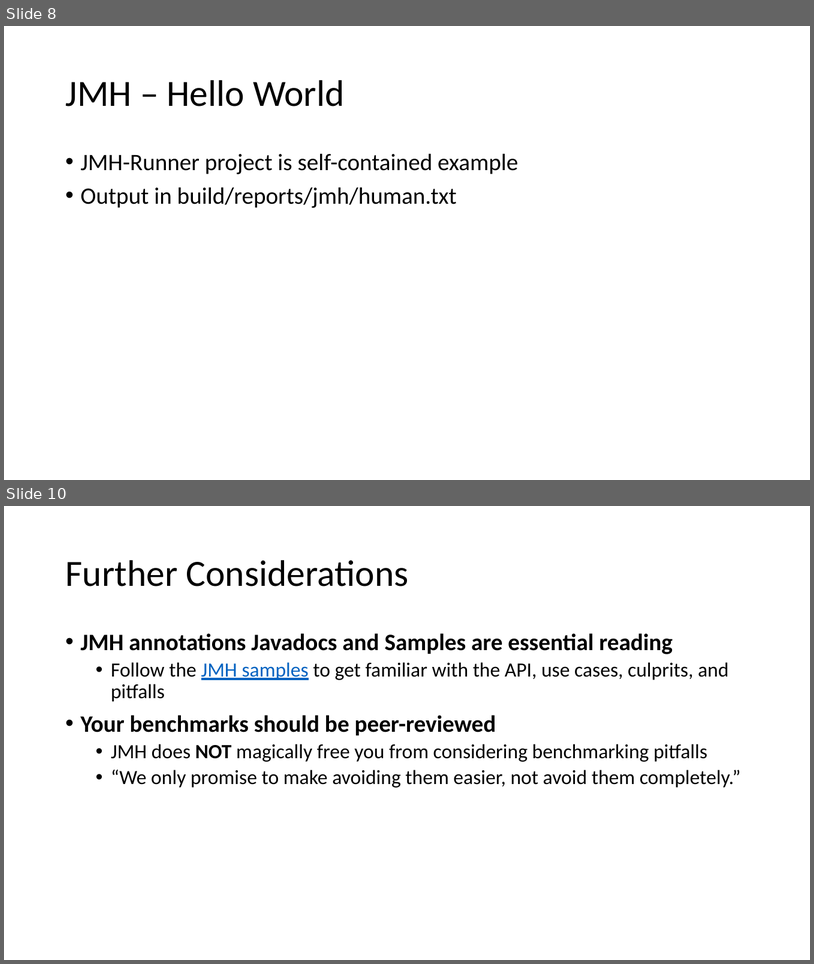
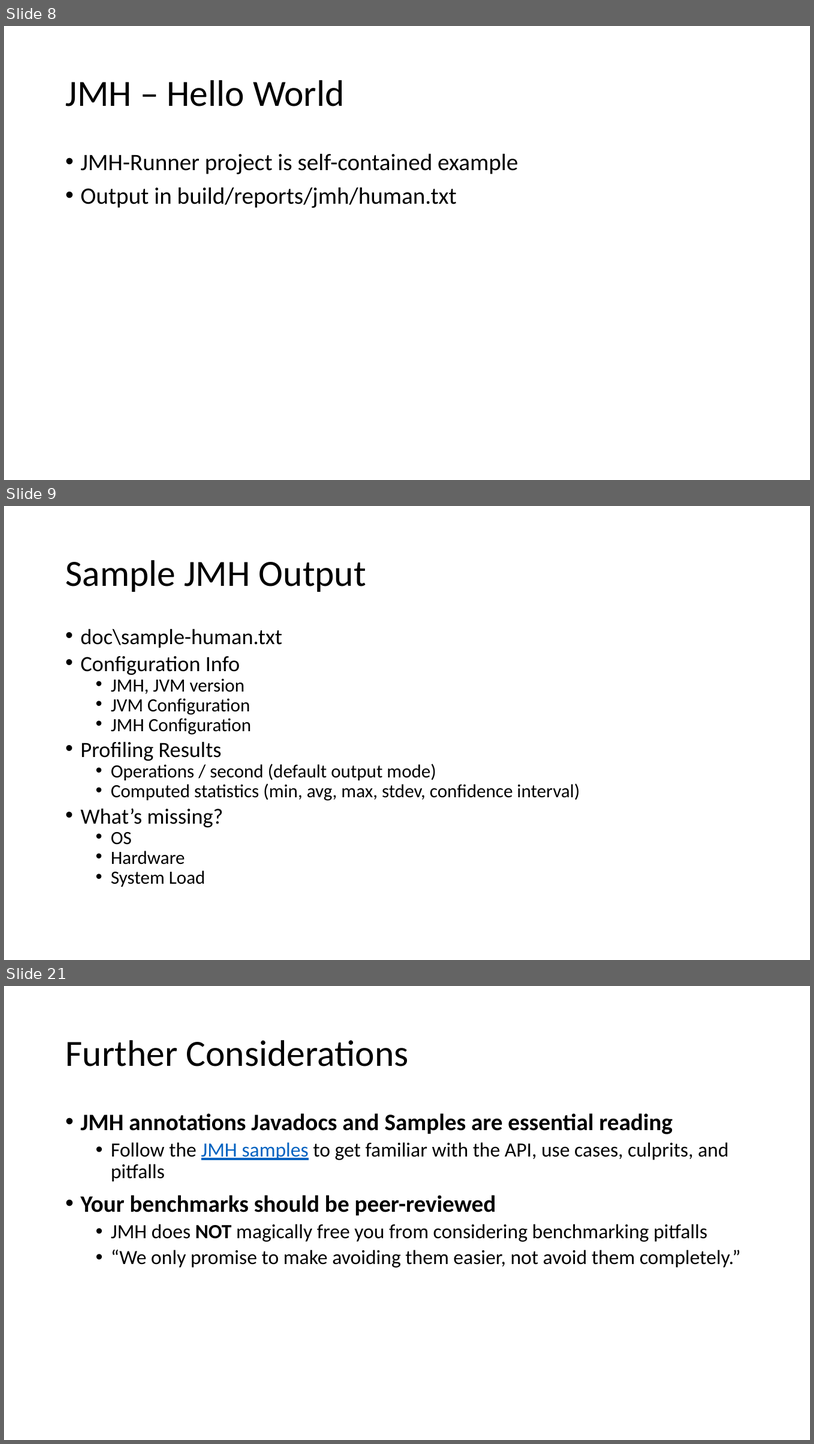
Before and after one commit to tresat/JMH-Presentation, a slide deck: doc/slides.pptx. Shown one above the other, each under a label of ours: slides 8 and 10 before the commit, slides 8, 9 and 21 after it; the slides between them are not shown. The pictures are 814x964 and 814x1444 pixels, drawn with LibreOffice and Linux fonts; fonts in the diff are those of the drawing. Boxes give left, top, right and bottom in pixels: in the first picture for what was removed or moved away, otherwise in the second. Text is boxed around its words. In the diff, an @@ line names an element or a change of style, - is before the commit and + after.

```diff
--- a/doc/slides.pptx
+++ b/doc/slides.pptx
@@ slide 9 added at box(4, 506, 810, 960), background #FFFFFF @@
@@ title added at box(65, 560, 366, 592), 44 pt, text #000000 @@
+Sample JMH Output
@@ text added at box(81, 628, 580, 886), 22.2 pt, text #000000 @@
+• doc\sample-human.txt
+• Configuration Info
+  • JMH, JVM version
+  • JVM Configuration
+  • JMH Configuration
+• Profiling Results
+  • Operations / second (default output mode)
+  • Computed statistics (min, avg, max, stdev, confidence interval)
+• What’s missing?
+  • OS
+  • Hardware
+  • System Load
@@ what was slide 10 is now slide 21 @@
```
Also in this commit, not shown: 11 other slides added, 1 slide removed, 16 other files.
